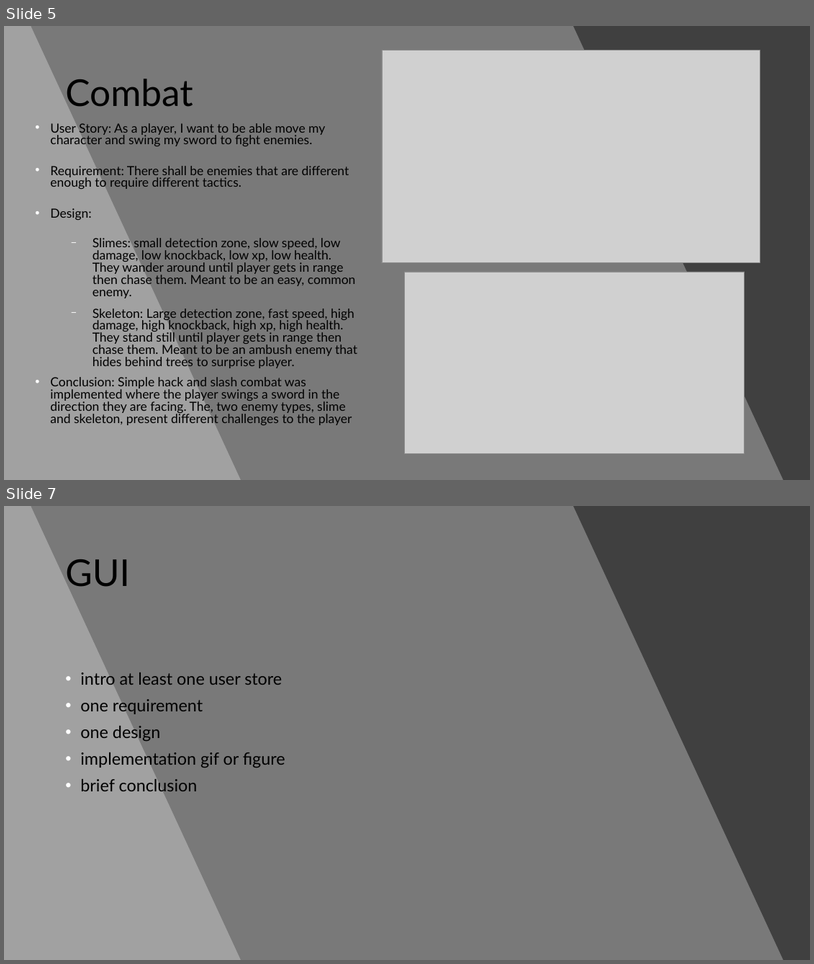
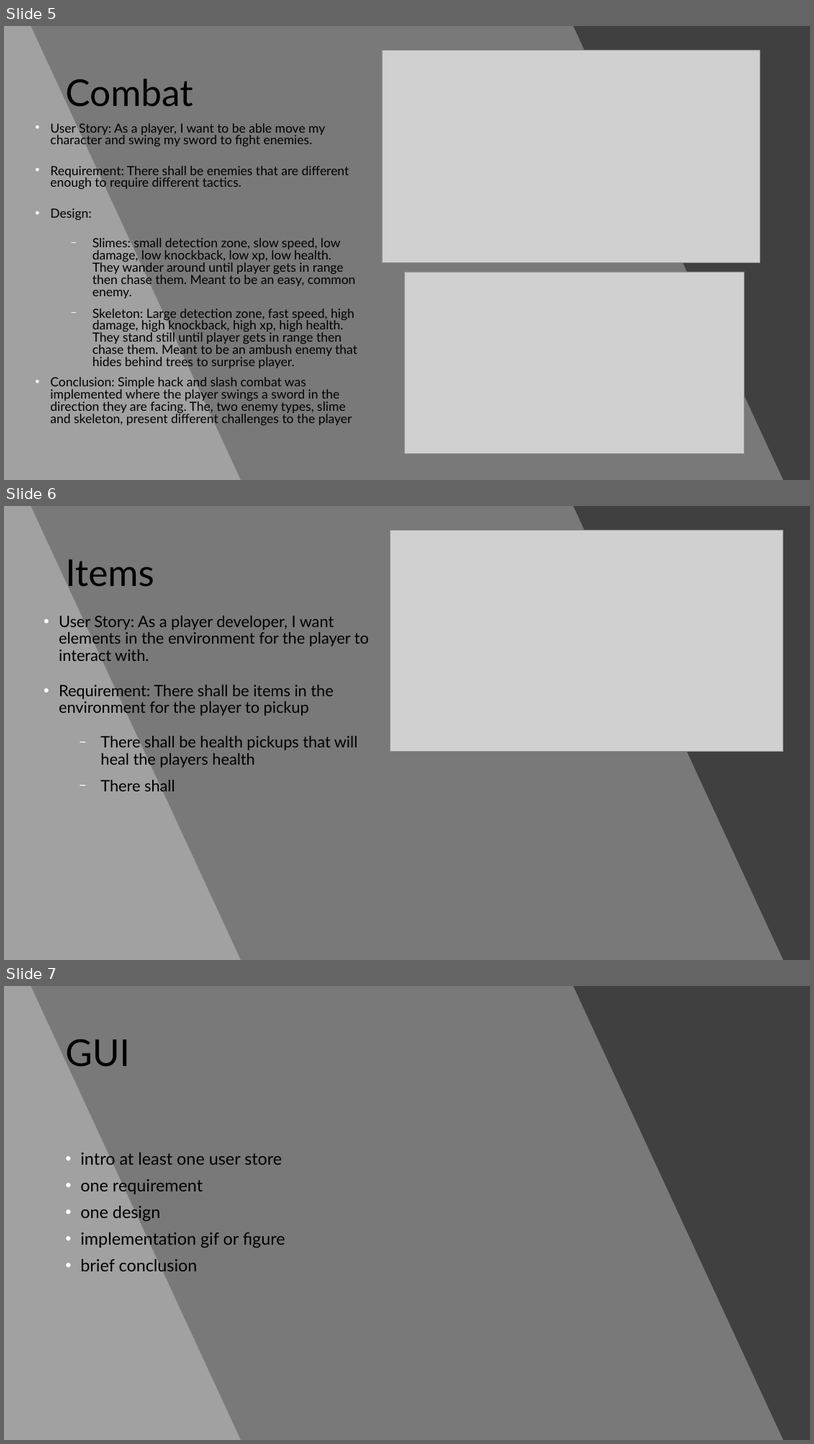
Before and after one commit to WSU-cshimizu/ceg4110-group-project-no-grads, a slide deck: presentation materials/PresentationPowerpoint.pptx. Shown one above the other, each under a label of ours: slides 5 and 7 before the commit, slides 5, 6 and 7 after it; the slides between them are not shown. The pictures are 814x964 and 814x1444 pixels, drawn with LibreOffice and Linux fonts; fonts in the diff are those of the drawing; grey boxes stand for pictures. Boxes give left, top, right and bottom in pixels: in the first picture for what was removed or moved away, otherwise in the second. Text is boxed around its words. In the diff, an @@ line names an element or a change of style, - is before the commit and + after.

Commit message:
updated presentation for items component

```diff
--- a/presentation materials/PresentationPowerpoint.pptx
+++ b/presentation materials/PresentationPowerpoint.pptx
@@ slide 6 added at <box>4,506,810,960</box>, background #404040 @@
@@ freeform shape added at <box>4,506,784,960</box>, fill #FFFFFF at 30% opacity @@
@@ freeform shape added at <box>4,506,241,960</box>, fill #FFFFFF at 30% opacity @@
@@ picture added at <box>391,530,784,752</box> @@
@@ title added at <box>65,559,154,587</box>, 44 pt, text #000000 @@
+Items
@@ text added at <box>59,615,369,791</box>, 18.7 pt, text #000000 @@
+• User Story: As a player developer, I want elements in the environment for the player to interact with.
+• Requirement: There shall be items in the environment for the player to pickup
+  − There shall be health pickups that will heal the players health
+  − There shall
```
Also in this commit, not shown: 1 slide removed, 6 other files.
